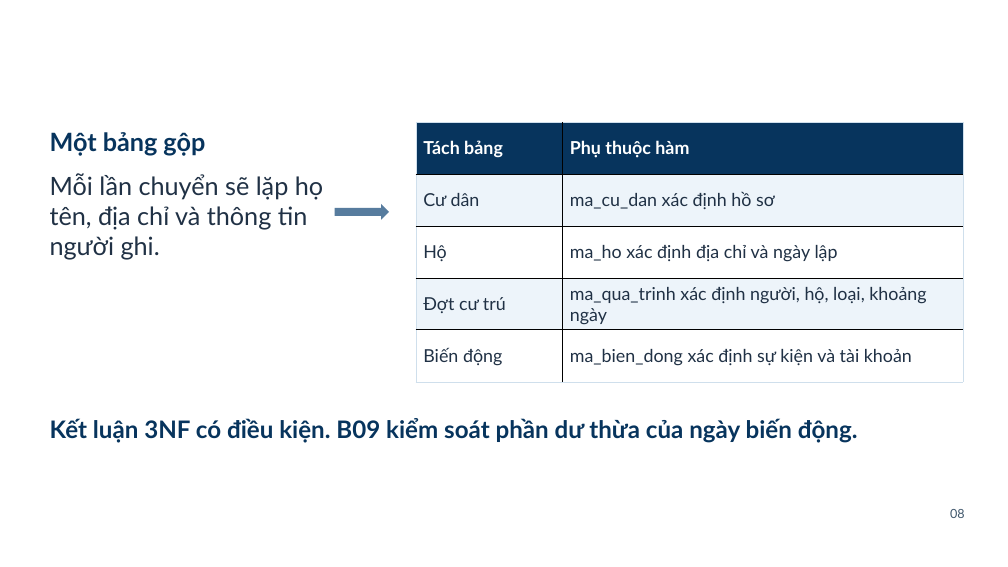
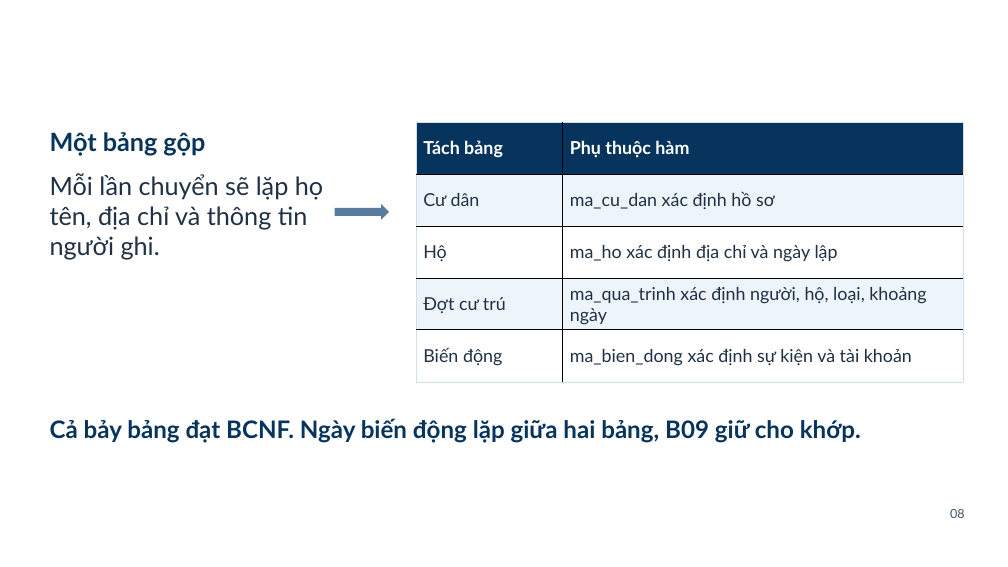
Before and after one commit to Linhlss/CSDL-Nh-m-38, a slide deck: slide 11 of presentation/CSDL_Nhom38_HUST_ThuyetTrinh.pptx. Drawn at 1008x567 pixels with LibreOffice and Linux fonts; fonts in the diff are those of the drawing; background and template pictures are left out. Boxes give left, top, right and bottom in pixels: in the first picture for what was removed or moved away, otherwise in the second. Text is boxed around its words. In the diff, an @@ line names an element or a change of style, - is before the commit and + after.

```diff
--- a/presentation/CSDL_Nhom38_HUST_ThuyetTrinh.pptx
+++ b/presentation/CSDL_Nhom38_HUST_ThuyetTrinh.pptx
@@ text at (50,418,861,443): text changed @@
-Kết luận 3NF có điều kiện. B09 kiểm soát phần dư thừa của ngày biến động.
+Cả bảy bảng đạt BCNF. Ngày biến động lặp giữa hai bảng, B09 giữ cho khớp.
```
Also in this commit, not shown: 5 other slides changed, 50 other files.
